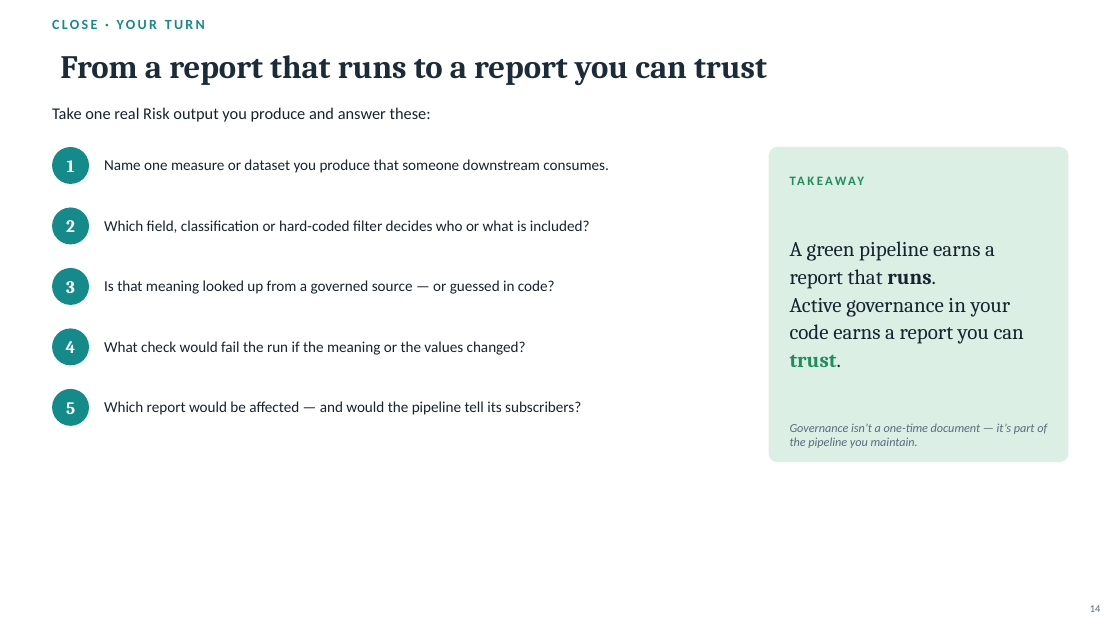
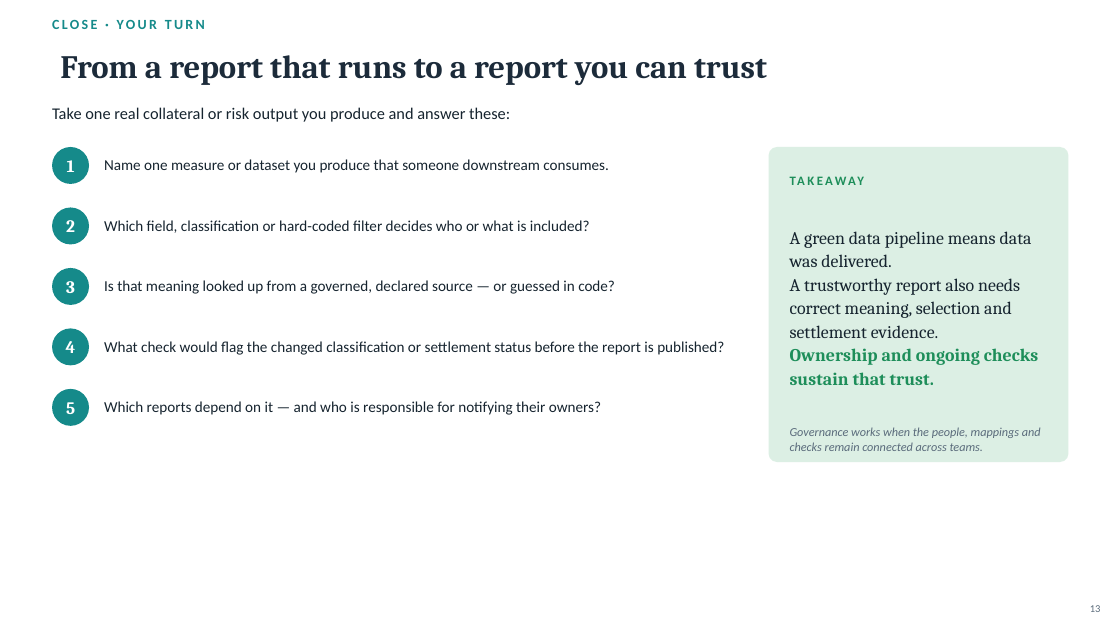
Before and after one commit to reena389-git/learning, a slide deck: slide 13 of Docs/breakup session Life_of_a_Report.pptx (slide 14 before the commit). Drawn at 1120x630 pixels with LibreOffice and Linux fonts; fonts in the diff are those of the drawing. Boxes give left, top, right and bottom in pixels: in the first picture for what was removed or moved away, otherwise in the second. Text is boxed around its words. In the diff, an @@ line names an element or a change of style, - is before the commit and + after.

```diff
--- a/Docs/breakup session Life_of_a_Report.pptx
+++ b/Docs/breakup session Life_of_a_Report.pptx
@@ text at (52,107,510,122): text changed @@
-Take one real Risk output you produce and answer these:
+Take one real collateral or risk output you produce and answer these:
@@ text at (790,231,1038,385): text changed; size 18 to 15.3 pt @@
-A green pipeline earns a report that runs.
-Active governance in your code earns a report you can
-trust.
+A green data pipeline means data was delivered.
+A trustworthy report also needs correct meaning, selection and settlement evidence.
+Ownership and ongoing checks sustain that trust.
@@ text at (104,280,615,294): text changed @@
-Is that meaning looked up from a governed source — or guessed in code?
+Is that meaning looked up from a governed, declared source — or guessed in code?
@@ text at (104,341,724,355): text changed @@
-What check would fail the run if the meaning or the values changed?
+What check would flag the changed classification or settlement status before the report is published?
@@ text at (104,401,601,415): text changed @@
-Which report would be affected — and would the pipeline tell its subscribers?
+Which reports depend on it — and who is responsible for notifying their owners?
@@ text at (790,427,1041,451): text changed @@
-Governance isn’t a one-time document — it’s part of the pipeline you maintain.
+Governance works when the people, mappings and checks remain connected across teams.
@@ page number at (1090,605,1101,612): text changed @@
-14
+13
```
Also in this commit, not shown: 1 other slide changed, 11 slides added, 12 slides removed, 1 other file.
